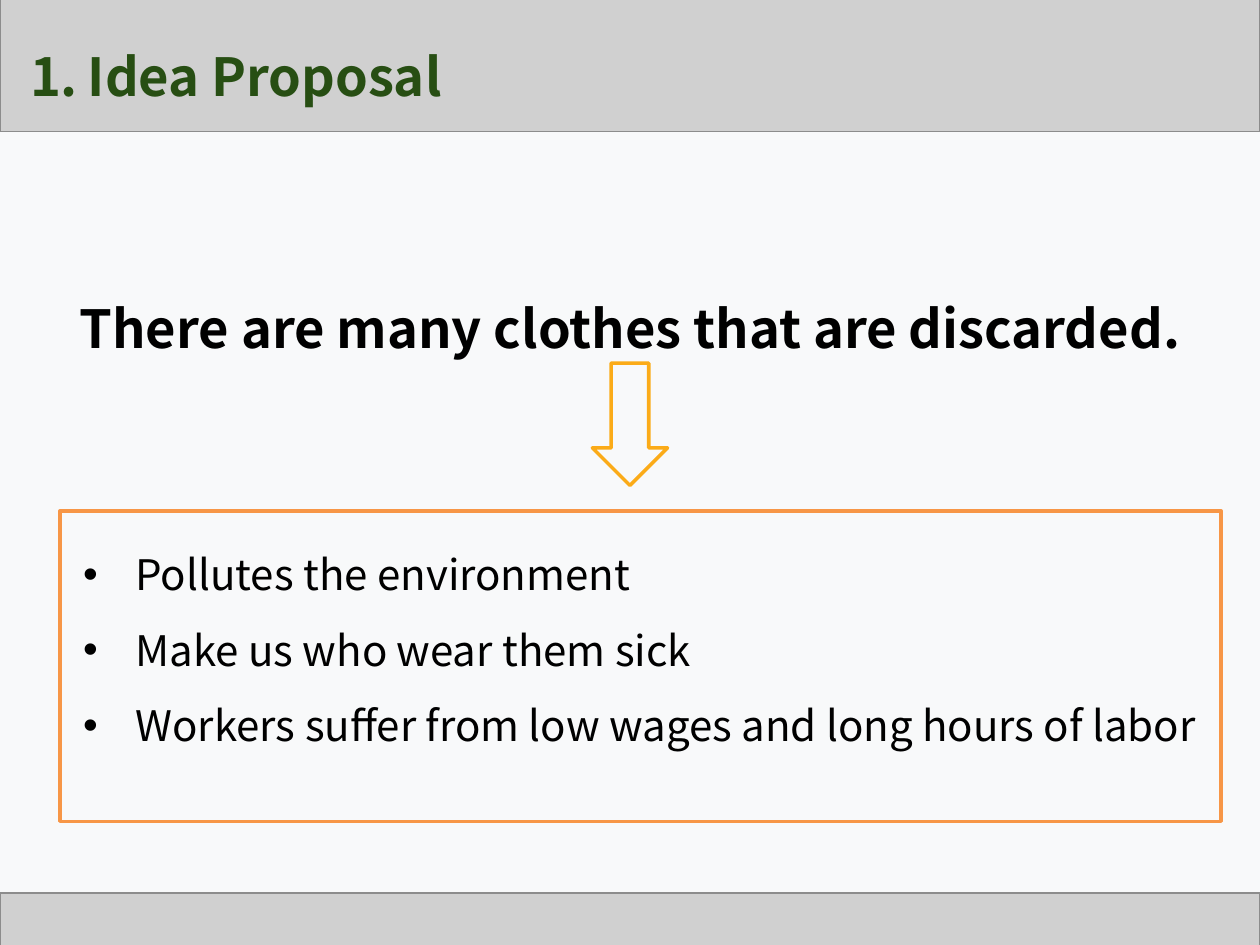
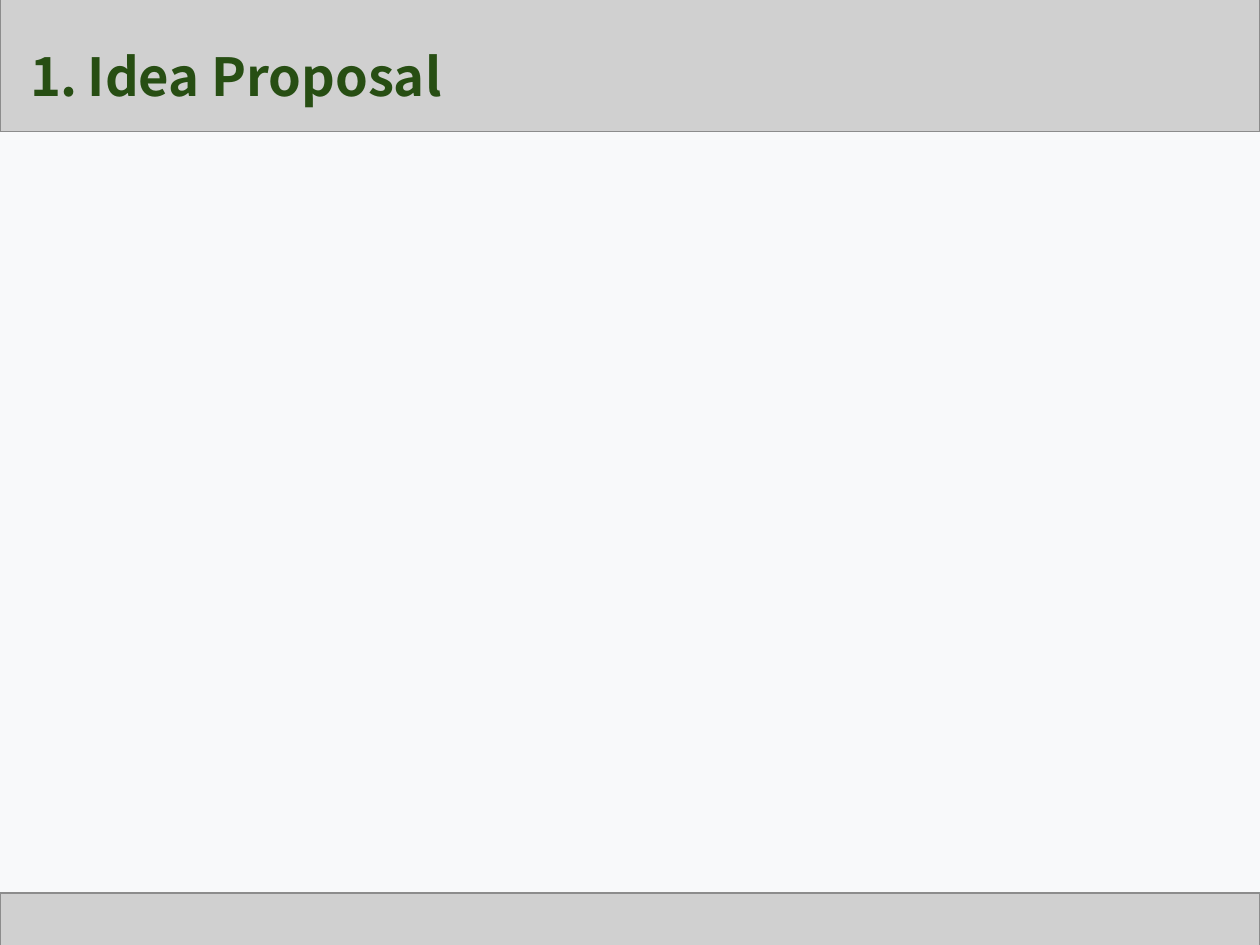
Before and after one commit to Team-GoNaMi/Docs, a slide deck: slide 4 of PPT/Team1_Presentation Material_3rd Week.pptx. Drawn at 1260x945 pixels with LibreOffice and Linux fonts; fonts in the diff are those of the drawing; grey boxes stand for pictures. Boxes give left, top, right and bottom in pixels: in the first picture for what was removed or moved away, otherwise in the second. Text is boxed around its words. In the diff, an @@ line names an element or a change of style, - is before the commit and + after.

```diff
--- a/PPT/Team1_Presentation Material_3rd Week.pptx
+++ b/PPT/Team1_Presentation Material_3rd Week.pptx
@@ text removed at [80, 305, 1180, 362] @@
-There are many clothes that are discarded.
@@ down arrow removed at [592, 363, 668, 485] @@
@@ rectangle removed at [60, 510, 1222, 820] @@
-• Pollutes the environment
-• Make us who wear them sick
-• Workers suffer from low wages and long hours of labor
```
Also in this commit, not shown: 5 other slides changed, 9 slides added, 10 slides removed, 2 other files.
